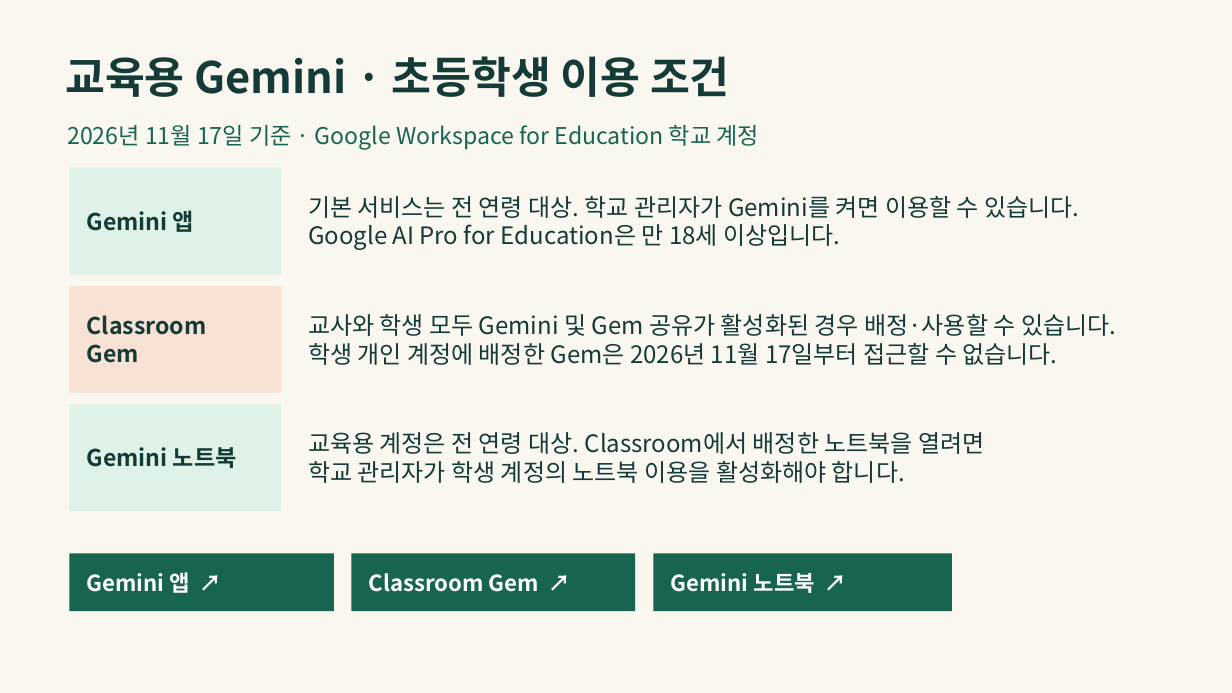
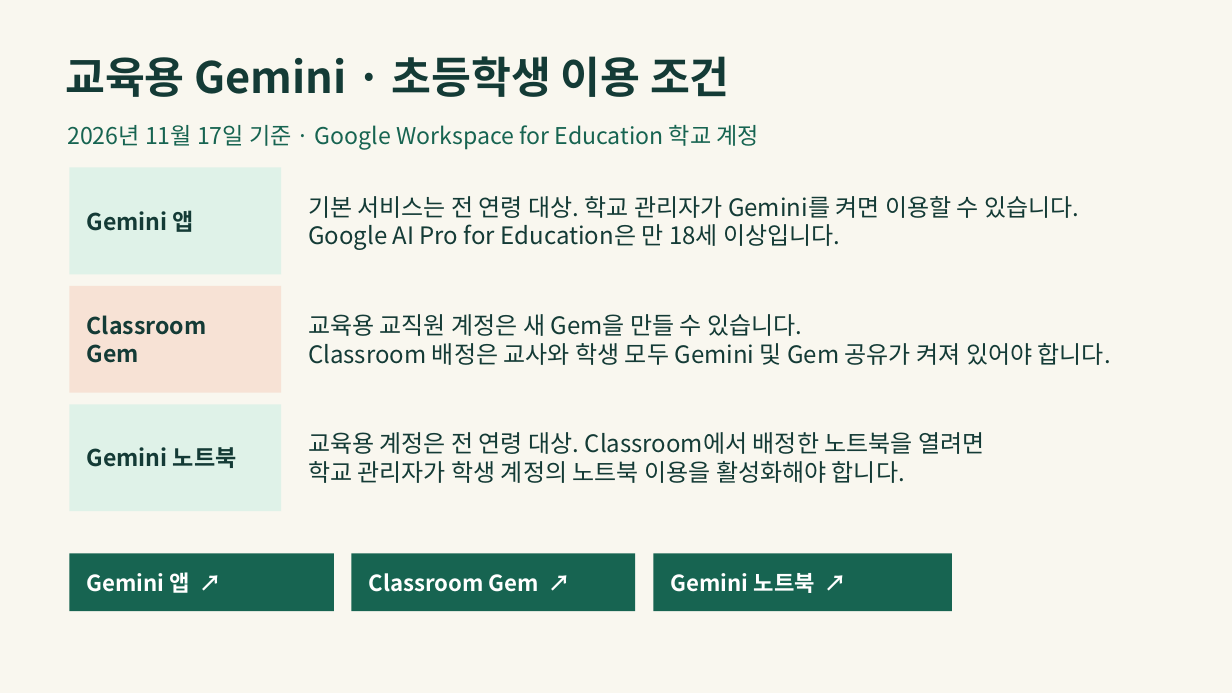
Before and after one commit to LUCKYBRIDGE/gemini-discussion, a slide deck: slide 3 of output/gemini-discussion.pptx. Drawn at 1232x693 pixels with LibreOffice and Linux fonts; fonts in the diff are those of the drawing. Boxes give left, top, right and bottom in pixels: in the first picture for what was removed or moved away, otherwise in the second. Text is boxed around its words. In the diff, an @@ line names an element or a change of style, - is before the commit and + after.

```diff
--- a/output/gemini-discussion.pptx
+++ b/output/gemini-discussion.pptx
@@ text at (x1=308, y1=314, x2=1111, y2=365): text changed @@
-교사와 학생 모두 Gemini 및 Gem 공유가 활성화된 경우 배정·사용할 수 있습니다.
-학생 개인 계정에 배정한 Gem은 2026년 11월 17일부터 접근할 수 없습니다.
+교육용 교직원 계정은 새 Gem을 만들 수 있습니다.
+Classroom 배정은 교사와 학생 모두 Gemini 및 Gem 공유가 켜져 있어야 합니다.
```
Also in this commit, not shown: 1 other slide changed, 1 other file.
